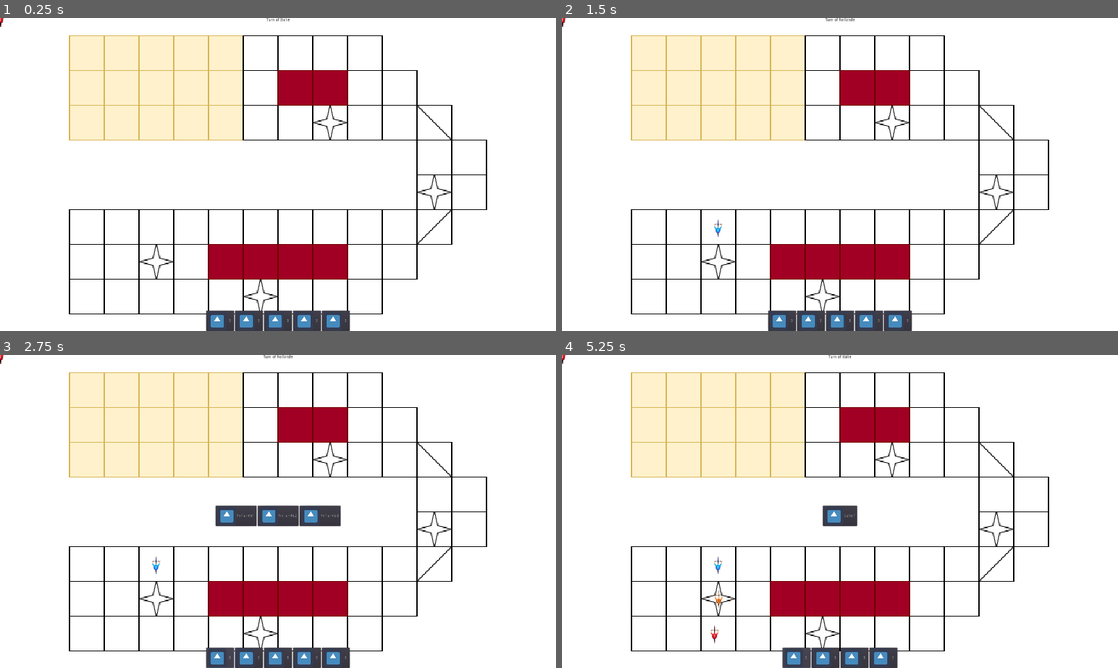
Above: before the commit, frames 1-4 (two rows, left to right).
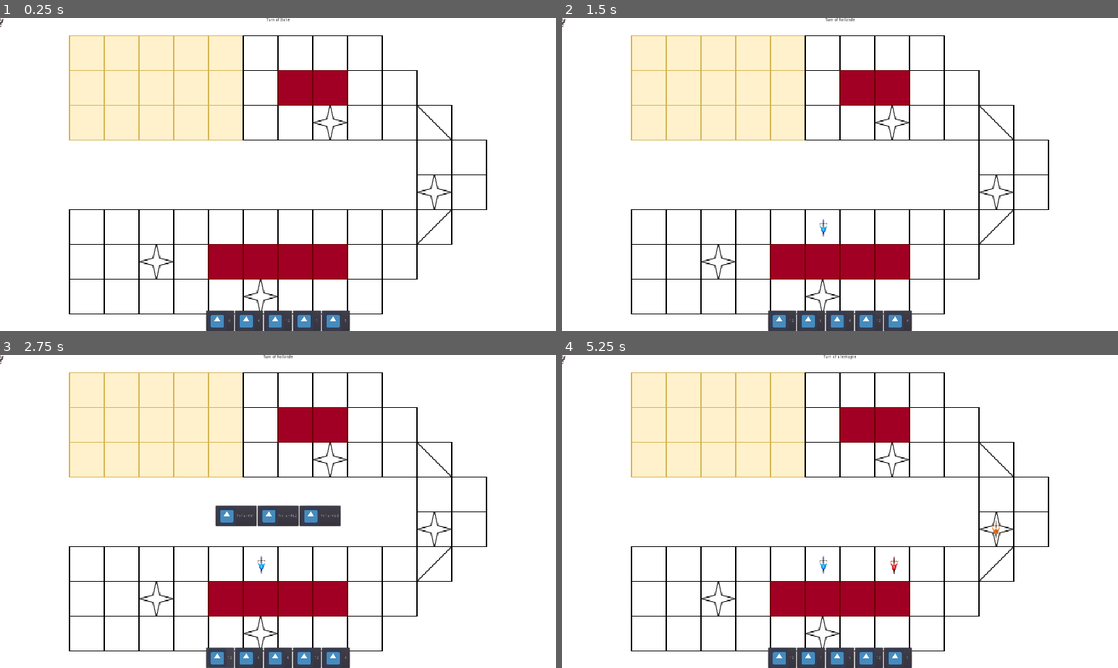
Above: after the commit, the same moments.

Repository: abarbieux/TIA-Prolog-Project
Game: Godot game, scene res://Main.tscn
The game is run twice, just before and just after one commit, with the same random seed, the same clock (stepped at 60 frames per second) and the same inputs. The engine's default icon, where the game draws it, is replaced by a stand-in: a white triangle on a blue panel in a dark square.
Inputs (mouse positions are in pixels of both pictures, inside the frame that each line leads up to):
- Up to frame 1 (0.25 s): no input
- Up to frame 2 (1.5 s): click (784, 321) at 0.5 s, where only the run before the commit has a clickable "3"; click "italie1" at 1.25 s
- Up to frame 3 (2.75 s): click (222, 658) at 2 s, where only the run after the commit has a clickable "12"
- Up to frame 4 (5.25 s): click "hollande1" at 2.75 s; click (784, 658) at 3.5 s, where only the run after the commit has a clickable "8"; click "belgique1" at 4.25 s; click (795, 658) at 5 s, where only the run before the commit has a clickable "3"

The runs differ from the first frame. In frame 1, less than 0.1% of the frame differs, in the area x 0-63%, y 0-98%; in frame 2, less than 0.1%; in frame 3, less than 0.1%; in frame 4, 1.8%, in the area x 0-79%, y 0-100%.

Commit message:
ajout allemand + carte

Diff:
--- a/Main.gd
+++ b/Main.gd
@@ -2,7 +2,7 @@
 
 onready var _path = $Paths
 
-const Countries:Array = ["italie", "hollande", "belgique"]
+const Countries:Array = ["italie", "hollande", "belgique", "allemagne"]
 const NumberOfTeamMember:int = 3
 
 var _Players:Array = []
--- a/Scripts/Deck.gd
+++ b/Scripts/Deck.gd
@@ -11,7 +11,7 @@
 
 	for i in range(1, NumberOfValue + 1):
 		for j in range(1, MaxNumberOfValue + 1):
-			_cards.append(3)
+			_cards.append(i)
 
 	print(_cards)
 
Not shown, added: Picture/Background/Super_Explication_Map_MAJ.png.import
Not shown, added: Picture/Background/carte_sans_double_case.png.import
Not shown, added: Picture/Background/carte_sans_double_case_et_cercle_tournant.png.import
